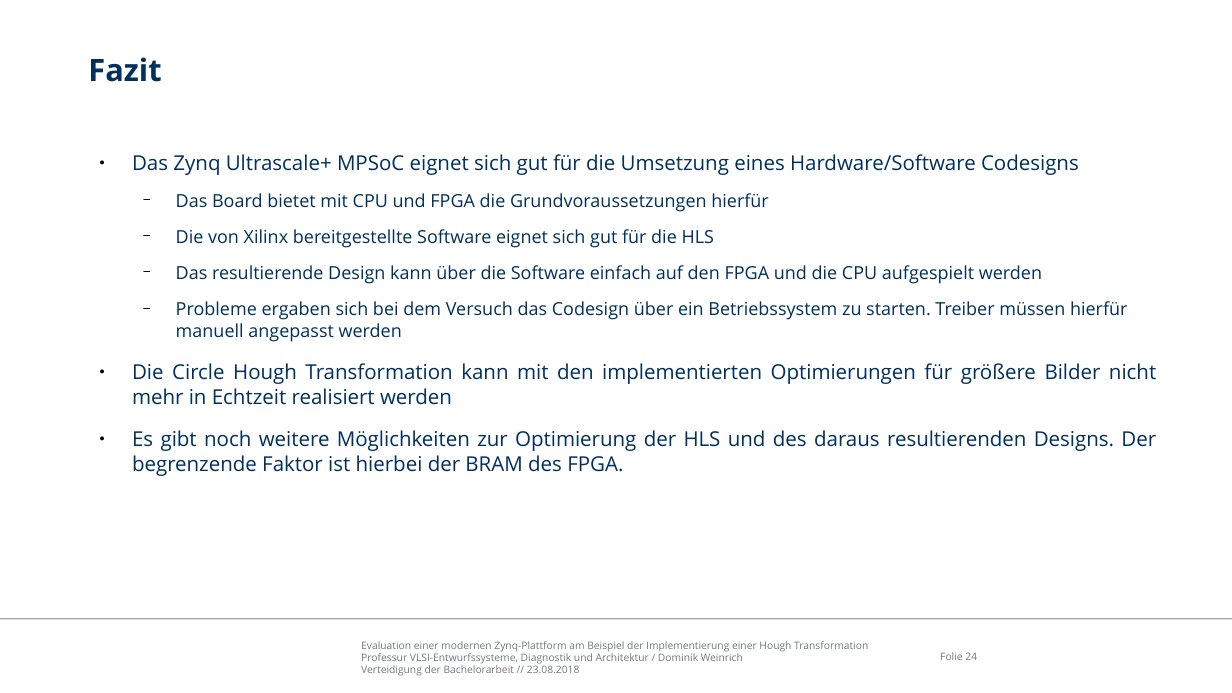
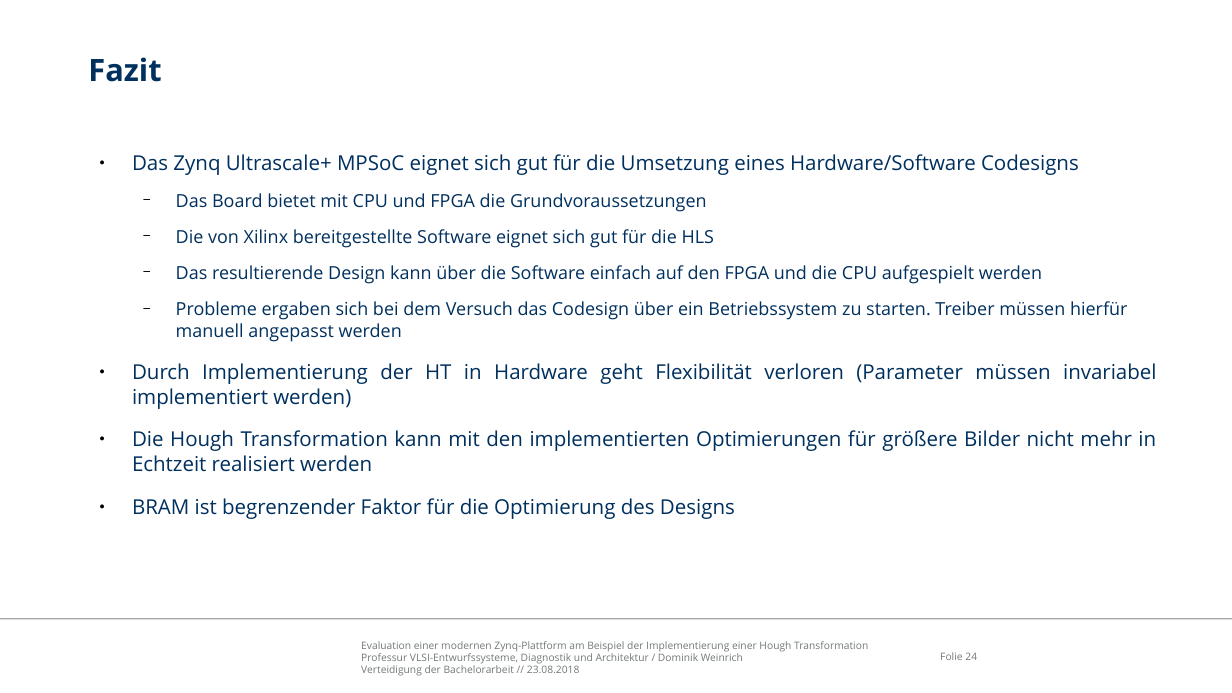
Before and after one commit to freeDom-/hough, a slide deck: slide 24 of Verteidigung/Verteidigung.odp. Drawn at 1232x693 pixels with LibreOffice and Linux fonts; fonts in the diff are those of the drawing; background and template pictures are left out. Boxes give left, top, right and bottom in pixels: in the first picture for what was removed or moved away, otherwise in the second. Text is boxed around its words. In the diff, an @@ line names an element or a change of style, - is before the commit and + after.

Commit message:
finished presentation

```diff
--- a/Verteidigung/Verteidigung.odp
+++ b/Verteidigung/Verteidigung.odp
@@ text at [176,193,707,212]: text changed @@
-  − Das Board bietet mit CPU und FPGA die Grundvoraussetzungen hierfür
+  − Das Board bietet mit CPU und FPGA die Grundvoraussetzungen
@@ text at [132,363,1156,519]: text changed @@
-● Die Circle Hough Transformation kann mit den implementierten Optimierungen für größere Bilder nicht mehr in Echtzeit realisiert werden
-● Es gibt noch weitere Möglichkeiten zur Optimierung der HLS und des daraus resultierenden Designs. Der begrenzende Faktor ist hierbei der BRAM des FPGA.
+● Durch Implementierung der HT in Hardware geht Flexibilität verloren (Parameter müssen invariabel implementiert werden)
+● Die Hough Transformation kann mit den implementierten Optimierungen für größere Bilder nicht mehr in Echtzeit realisiert werden
+● BRAM ist begrenzender Faktor für die Optimierung des Designs
```
Also in this commit, not shown: 11 other slides changed, 1 slide added, 1 other file.
